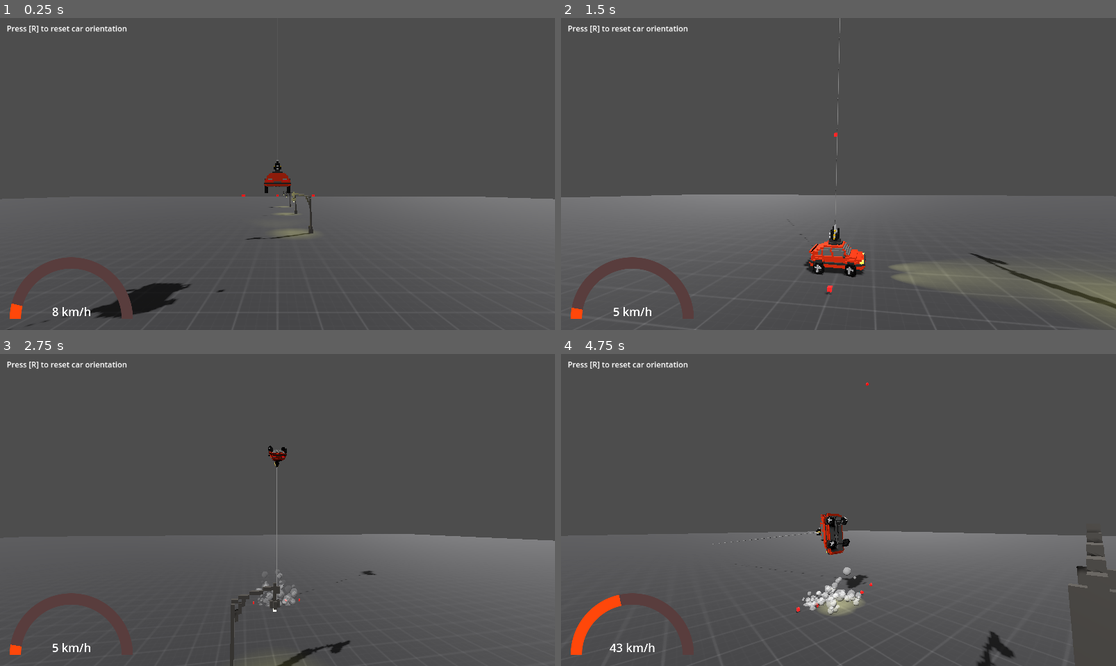
Above: before the commit, frames 1-4 (two rows, left to right).
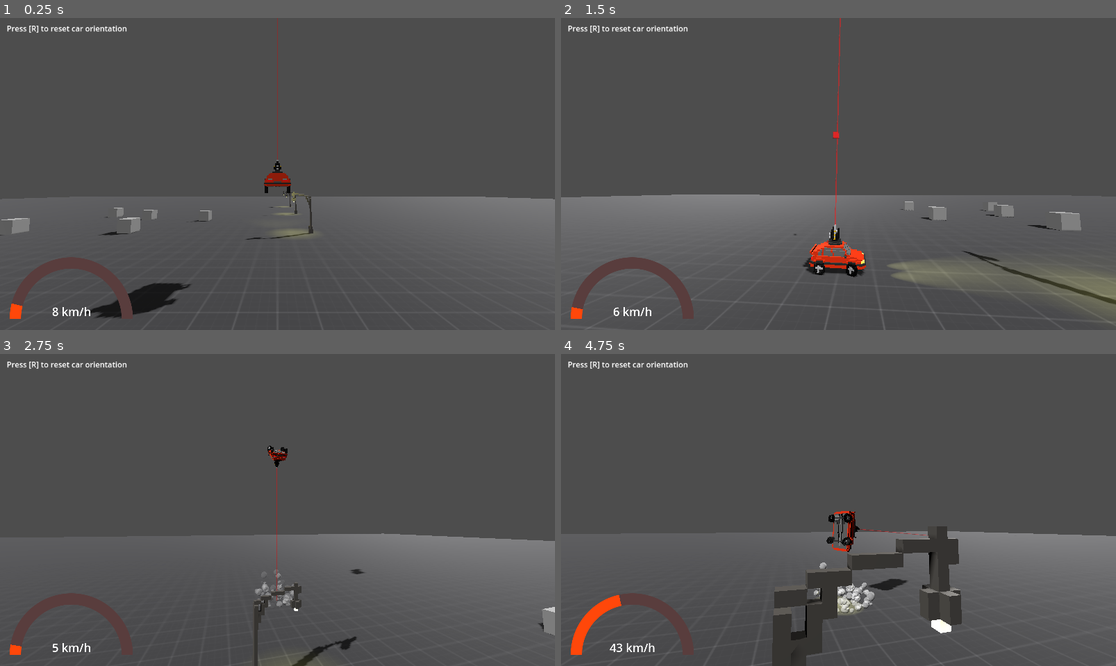
Above: after the commit, the same moments.

Repository: applejag/bornhack-2024-game
Game: Godot game, scene res://scenes/world.tscn
The game is run twice, just before and just after one commit, with the same random seed, the same clock (stepped at 60 frames per second) and the same inputs.
Inputs:
- Up to frame 1 (0.25 s): no input
- Up to frame 2 (1.5 s): tap R (reset_car) at 0.5, 1.25 s; hold D (steer_right) 0.53-1.28 s; tap Ctrl (fire) at 0.6, 1.35 s; tap Space (jump) at 0.77 s; hold S (move_back) from 1.28 s (still down)
- Up to frame 3 (2.75 s): tap Space (jump) at 1.52 s; tap R (reset_car) at 2 s; release S (move_back) at 2.03 s; hold D (steer_right) from 2.03 s (still down); tap Ctrl (fire) at 2.1 s
- Up to frame 4 (4.75 s): tap R (reset_car) at 2.75, 3.5, 4.25 s; release D (steer_right) at 2.78 s; hold W (move_forward) 2.78-3.53 s; tap Ctrl (fire) at 2.85, 3.6, 4.35 s; tap Space (jump) at 3.02, 3.77, 4.52 s; hold A (steer_left) from 3.53 s (still down)

The runs differ from the first frame. In frame 1, 0.4% of the frame differs, in the area x 0-57%, y 0-100%; in frame 2, 1.4%; in frame 3, 1.5%; in frame 4, 8.4%, in the area x 18-100%, y 9-100%.

Commit message:
Added some basic health and explosions

Diff:
--- /dev/null
+++ b/scenes/DamageDealer.gd
@@ -0,0 +1,9 @@
+class_name DamageDealer
+extends Node
+
+@export var damage: int = 1
+
+func _on_body_entered(body: Node) -> void:
+	var health: Health = body.find_child("Health") as Health
+	if health:
+		health.deal_damage(damage)
--- /dev/null
+++ b/scenes/bullet.gd
@@ -0,0 +1,19 @@
+extends RigidBody3D
+
+@export var damage: int = 1
+@export var spawn_on_collision: PackedScene
+
+func _on_body_entered(_body: Node) -> void:
+	if spawn_on_collision:
+		var clone = spawn_on_collision.instantiate()
+		clone.global_position = global_position
+
+		var damager: DamageDealer = clone.find_child("DamageDealer")
+		if damager:
+			damager.damage = damage
+
+		get_tree().root.add_child(clone)
+	queue_free()
+
+func _on_self_destruct_timer_timeout() -> void:
+	queue_free()
--- a/scenes/bullet.tscn
+++ b/scenes/bullet.tscn
@@ -1,4 +1,7 @@
-[gd_scene load_steps=4 format=3 uid="uid://b64x676dtfy43"]
+[gd_scene load_steps=8 format=3 uid="uid://b64x676dtfy43"]
+
+[ext_resource type="Script" path="res://scenes/bullet.gd" id="1_iuvrj"]
+[ext_resource type="PackedScene" uid="uid://bnrvgx10xvgku" path="res://scenes/explosion.tscn" id="2_g37nu"]
 
 [sub_resource type="StandardMaterial3D" id="StandardMaterial3D_yhuo1"]
 albedo_color = Color(1, 0.227451, 0.227451, 1)
@@ -9,7 +12,16 @@
 
 [sub_resource type="BoxMesh" id="BoxMesh_4qejl"]
 material = SubResource("StandardMaterial3D_yhuo1")
-size = Vector3(0.1, 0.1, 0.1)
+size = Vector3(0.15, 0.15, 0.15)
+
+[sub_resource type="StandardMaterial3D" id="StandardMaterial3D_1hdm6"]
+transparency = 1
+albedo_color = Color(1, 0.227451, 0.227451, 0.403922)
+metallic = 0.6
+
+[sub_resource type="BoxMesh" id="BoxMesh_52k67"]
+material = SubResource("StandardMaterial3D_1hdm6")
+size = Vector3(0.2, 0.2, 0.2)
 
 [sub_resource type="SphereShape3D" id="SphereShape3D_nq2i1"]
 radius = 0.1
@@ -17,9 +29,24 @@
 [node name="Bullet" type="RigidBody3D"]
 gravity_scale = 0.5
 continuous_cd = true
+max_contacts_reported = 10
+contact_monitor = true
+script = ExtResource("1_iuvrj")
+spawn_on_collision = ExtResource("2_g37nu")
 
 [node name="MeshInstance3D" type="MeshInstance3D" parent="."]
 mesh = SubResource("BoxMesh_4qejl")
 
+[node name="MeshInstance3D2" type="MeshInstance3D" parent="."]
+mesh = SubResource("BoxMesh_52k67")
+
 [node name="CollisionShape3D" type="CollisionShape3D" parent="."]
 shape = SubResource("SphereShape3D_nq2i1")
+
+[node name="SelfDestructTimer" type="Timer" parent="."]
+wait_time = 7.0
+one_shot = true
+autostart = true
+
+[connection signal="body_entered" from="." to="." method="_on_body_entered"]
+[connection signal="timeout" from="SelfDestructTimer" to="." method="_on_self_destruct_timer_timeout"]
--- /dev/null
+++ b/scenes/explosion.gd
@@ -0,0 +1,11 @@
+extends Area3D
+
+@export var scale_start: float = 0.1
+@export var scale_end: float = 5
+@export var scale_time_seconds: float = 1
+
+func _ready():
+	var tween = get_tree().create_tween()
+	scale = Vector3.ONE * scale_start
+	tween.tween_property(self, "scale", Vector3.ONE * scale_end, scale_time_seconds)
+	tween.tween_callback(queue_free)
--- /dev/null
+++ b/scenes/explosion.tscn
@@ -0,0 +1,38 @@
+[gd_scene load_steps=6 format=3 uid="uid://bnrvgx10xvgku"]
+
+[ext_resource type="Script" path="res://scenes/explosion.gd" id="1_rqj2w"]
+[ext_resource type="Script" path="res://scenes/DamageDealer.gd" id="2_pmhrj"]
+
+[sub_resource type="SphereShape3D" id="SphereShape3D_ct1dl"]
+
+[sub_resource type="StandardMaterial3D" id="StandardMaterial3D_v3mug"]
+transparency = 1
+albedo_color = Color(1, 0, 0, 0.564706)
+
+[sub_resource type="SphereMesh" id="SphereMesh_hhl1q"]
+material = SubResource("StandardMaterial3D_v3mug")
+
+[node name="Explosion" type="Area3D"]
+monitorable = false
+script = ExtResource("1_rqj2w")
+scale_end = 3.0
+scale_time_seconds = 0.2
+
+[node name="CollisionShape3D" type="CollisionShape3D" parent="."]
+shape = SubResource("SphereShape3D_ct1dl")
+
+[node name="MeshInstance3D" type="MeshInstance3D" parent="."]
+mesh = SubResource("SphereMesh_hhl1q")
+
+[node name="MeshInstance3D2" type="MeshInstance3D" parent="."]
+transform = Transform3D(0.7, 0, 0, 0, 0.7, 0, 0, 0, 0.7, 0, 0, 0)
+mesh = SubResource("SphereMesh_hhl1q")
+
+[node name="MeshInstance3D3" type="MeshInstance3D" parent="."]
+transform = Transform3D(0.4, 0, 0, 0, 0.4, 0, 0, 0, 0.4, 0, 0, 0)
+mesh = SubResource("SphereMesh_hhl1q")
+
+[node name="DamageDealer" type="Node" parent="."]
+script = ExtResource("2_pmhrj")
+
+[connection signal="body_entered" from="." to="DamageDealer" method="_on_body_entered"]
--- /dev/null
+++ b/scenes/health.gd
@@ -0,0 +1,16 @@
+class_name Health
+extends Node
+
+@export_range(0, 100, 1, "max_health") var health: int = 100
+@export var max_health: int = 100
+
+signal health_changed(old_health: int, new_health: int)
+signal health_depleted()
+
+func deal_damage(damage: int = 1) -> void:
+	var old_health = health
+	health -= damage
+	health_changed.emit(old_health, health)
+	if health <= 0:
+		health = 0
+		health_depleted.emit()
--- a/scenes/player.tscn
+++ b/scenes/player.tscn
@@ -1,7 +1,8 @@
-[gd_scene load_steps=31 format=3 uid="uid://23nfu1lwkvmx"]
+[gd_scene load_steps=33 format=3 uid="uid://23nfu1lwkvmx"]
 
 [ext_resource type="Script" path="res://scenes/player.gd" id="1_8nyy8"]
 [ext_resource type="Texture2D" uid="uid://rd00dwxpqvid" path="res://models/saab9000_0.png" id="2_0iup4"]
+[ext_resource type="Script" path="res://scenes/health.gd" id="2_a3uq1"]
 [ext_resource type="Script" path="res://scenes/camera.gd" id="2_hiin7"]
 [ext_resource type="PackedScene" uid="uid://ct8a6f36d60rt" path="res://models/saab_9000.tscn" id="4_oq0nv"]
 [ext_resource type="Script" path="res://scenes/PlayerShooting.gd" id="4_ruh3n"]
@@ -188,9 +189,17 @@
 blend_shape_mode = 0
 shadow_mesh = SubResource("ArrayMesh_g1r87")
 
+[sub_resource type="StandardMaterial3D" id="StandardMaterial3D_uocwo"]
+transparency = 1
+albedo_color = Color(1, 0, 0, 0.470588)
+emission_enabled = true
+emission = Color(1, 0, 0, 1)
+emission_energy_multiplier = 0.5
+
 [sub_resource type="CylinderMesh" id="CylinderMesh_sdq05"]
-top_radius = 0.01
-bottom_radius = 0.01
+material = SubResource("StandardMaterial3D_uocwo")
+top_radius = 0.02
+bottom_radius = 0.02
 height = 10.0
 radial_segments = 10
 
@@ -254,7 +263,7 @@
 reverse_speed_factor = 0.4
 acceleration = 3.0
 steer_angle = 35.0
-steer_speed = 30.0
+steer_speed = 50.0
 jump_force = 14.0
 jump_angular = 12.0
 jump_max_y = 0.3
@@ -262,6 +271,9 @@
 jump_revert_factor_curve_time = 3.5
 jump_revert_factor_curve = SubResource("Curve_kfhhm")
 upside_down_max_angle = 70.0
+
+[node name="Health" type="Node" parent="."]
+script = ExtResource("2_a3uq1")
 
 [node name="wheel front left" type="VehicleWheel3D" parent="."]
 transform = Transform3D(-1, 0, -8.74228e-08, 0, 1, 0, 8.74228e-08, 0, -1, -0.450289, 0.15359, -0.40023)
--- a/scenes/world.tscn
+++ b/scenes/world.tscn
@@ -1,11 +1,12 @@
-[gd_scene load_steps=11 format=3 uid="uid://5x08nt4mer6g"]
+[gd_scene load_steps=14 format=3 uid="uid://5x08nt4mer6g"]
 
 [ext_resource type="Texture2D" uid="uid://bfhxhasa5xwu6" path="res://textures/Kenney-Prototype/Dark/texture_01.png" id="1_41lgv"]
 [ext_resource type="PackedScene" uid="uid://23nfu1lwkvmx" path="res://scenes/player.tscn" id="1_o1hnk"]
 [ext_resource type="Texture2D" uid="uid://ckf316dlvi6vh" path="res://textures/semicircle.png" id="2_tg7hh"]
 [ext_resource type="Script" path="res://scenes/speedometer.gd" id="3_kxqka"]
 [ext_resource type="PackedScene" uid="uid://ctvbdf6s8kgus" path="res://models/light_post.tscn" id="5_57wtt"]
-[ext_resource type="PackedScene" uid="uid://b64x676dtfy43" path="res://scenes/bullet.tscn" id="6_t72i3"]
+[ext_resource type="Script" path="res://scenes/health.gd" id="6_hegfg"]
+[ext_resource type="PackedScene" uid="uid://bnrvgx10xvgku" path="res://scenes/explosion.tscn" id="7_i4dkm"]
 
 [sub_resource type="PlaneMesh" id="PlaneMesh_23hjl"]
 
@@ -18,6 +19,10 @@
 
 [sub_resource type="LabelSettings" id="LabelSettings_vrgqa"]
 font_size = 48
+
+[sub_resource type="BoxMesh" id="BoxMesh_g1x0n"]
+
+[sub_resource type="BoxShape3D" id="BoxShape3D_ev1p2"]
 
 [node name="Node3D" type="Node3D"]
 
@@ -107,11 +112,80 @@
 [node name="light-post3" parent="." instance=ExtResource("5_57wtt")]
 transform = Transform3D(-4.37114e-08, 0, -1, 0, 1, 0, 1, 0, -4.37114e-08, 2.25481, 4.76837e-07, -30.5398)
 
-[node name="Bullet" parent="." instance=ExtResource("6_t72i3")]
-transform = Transform3D(1, 0, 0, 0, 1, 0, 0, 0, 1, 0, 3, 0)
+[node name="Enemy" type="RigidBody3D" parent="."]
+transform = Transform3D(1, 0, 0, 0, 1, 0, 0, 0, 1, -11.0183, 0.664865, -6.94024)
 
-[node name="Bullet2" parent="." instance=ExtResource("6_t72i3")]
-transform = Transform3D(1, 0, 0, 0, 1, 0, 0, 0, 1, -1.39778, 3, 0)
+[node name="Health" type="Node" parent="Enemy"]
+script = ExtResource("6_hegfg")
+health = 1
+max_health = 1
 
-[node name="Bullet3" parent="." instance=ExtResource("6_t72i3")]
-transform = Transform3D(1, 0, 0, 0, 1, 0, 0, 0, 1, 1.45911, 3, 0)
+[node name="MeshInstance3D" type="MeshInstance3D" parent="Enemy"]
+mesh = SubResource("BoxMesh_g1x0n")
+
+[node name="CollisionShape3D" type="CollisionShape3D" parent="Enemy"]
+shape = SubResource("BoxShape3D_ev1p2")
+
+[node name="Enemy2" type="RigidBody3D" parent="."]
+transform = Transform3D(1, 0, 0, 0, 1, 0, 0, 0, 1, -7.44122, 0.664865, -12.8596)
+
+[node name="Health" type="Node" parent="Enemy2"]
+script = ExtResource("6_hegfg")
+health = 1
+max_health = 1
+
+[node name="MeshInstance3D" type="MeshInstance3D" parent="Enemy2"]
+mesh = SubResource("BoxMesh_g1x0n")
+
+[node name="CollisionShape3D" type="CollisionShape3D" parent="Enemy2"]
+shape = SubResource("BoxShape3D_ev1p2")
+
+[node name="Enemy3" type="RigidBody3D" parent="."]
+transform = Transform3D(1, 0, 0, 0, 1, 0, 0, 0, 1, -13.6987, 0.664865, -13.7082)
+
+[node name="Health" type="Node" parent="Enemy3"]
+script = ExtResource("6_hegfg")
+health = 1
+max_health = 1
+
+[node name="MeshInstance3D" type="MeshInstance3D" parent="Enemy3"]
+mesh = SubResource("BoxMesh_g1x0n")
+
+[node name="CollisionShape3D" type="CollisionShape3D" parent="Enemy3"]
+shape = SubResource("BoxShape3D_ev1p2")
+
+[node name="Enemy4" type="RigidBody3D" parent="."]
+transform = Transform3D(1, 0, 0, 0, 1, 0, 0, 0, 1, -19.1119, 0.664865, -6.61607)
+
+[node name="Health" type="Node" parent="Enemy4"]
+script = ExtResource("6_hegfg")
+health = 1
+max_health = 1
+
+[node name="MeshInstance3D" type="MeshInstance3D" parent="Enemy4"]
+mesh = SubResource("BoxMesh_g1x0n")
+
+[node name="CollisionShape3D" type="CollisionShape3D" parent="Enemy4"]
+shape = SubResource("BoxShape3D_ev1p2")
+
+[node name="Enemy5" type="RigidBody3D" parent="."]
+transform = Transform3D(1, 0, 0, 0, 1, 0, 0, 0, 1, -18.9637, 0.664866, -15.7587)
+
+[node name="Health" type="Node" parent="Enemy5"]
+script = ExtResource("6_hegfg")
+health = 1
+max_health = 1
+
+[node name="MeshInstance3D" type="MeshInstance3D" parent="Enemy5"]
+mesh = SubResource("BoxMesh_g1x0n")
+
+[node name="CollisionShape3D" type="CollisionShape3D" parent="Enemy5"]
+shape = SubResource("BoxShape3D_ev1p2")
+
+[node name="Explosion" parent="." instance=ExtResource("7_i4dkm")]
+
+[connection signal="health_depleted" from="Enemy/Health" to="Enemy" method="queue_free"]
+[connection signal="health_depleted" from="Enemy2/Health" to="Enemy2" method="queue_free"]
+[connection signal="health_depleted" from="Enemy3/Health" to="Enemy3" method="queue_free"]
+[connection signal="health_depleted" from="Enemy4/Health" to="Enemy4" method="queue_free"]
+[connection signal="health_depleted" from="Enemy5/Health" to="Enemy5" method="queue_free"]
